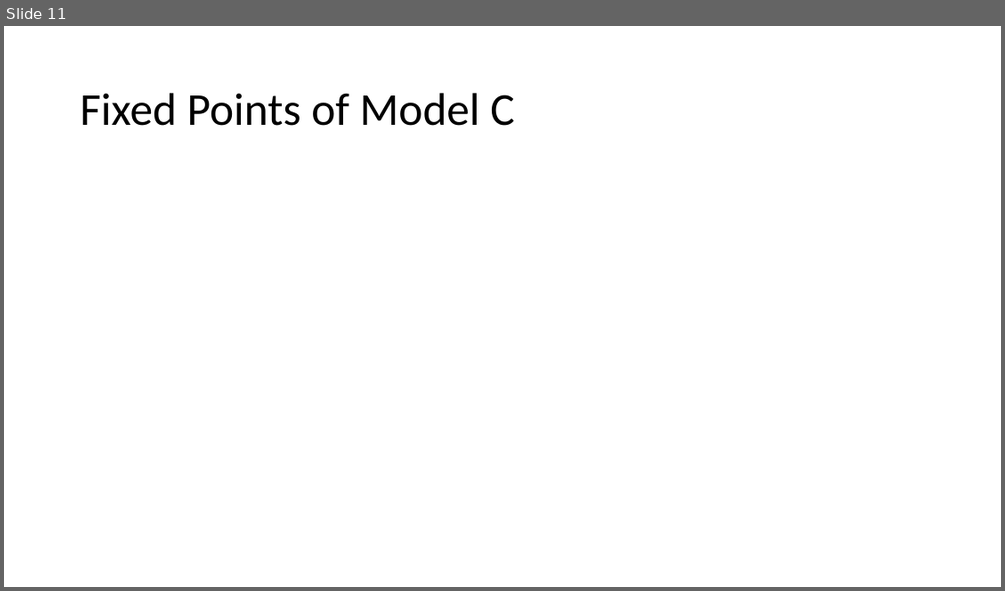
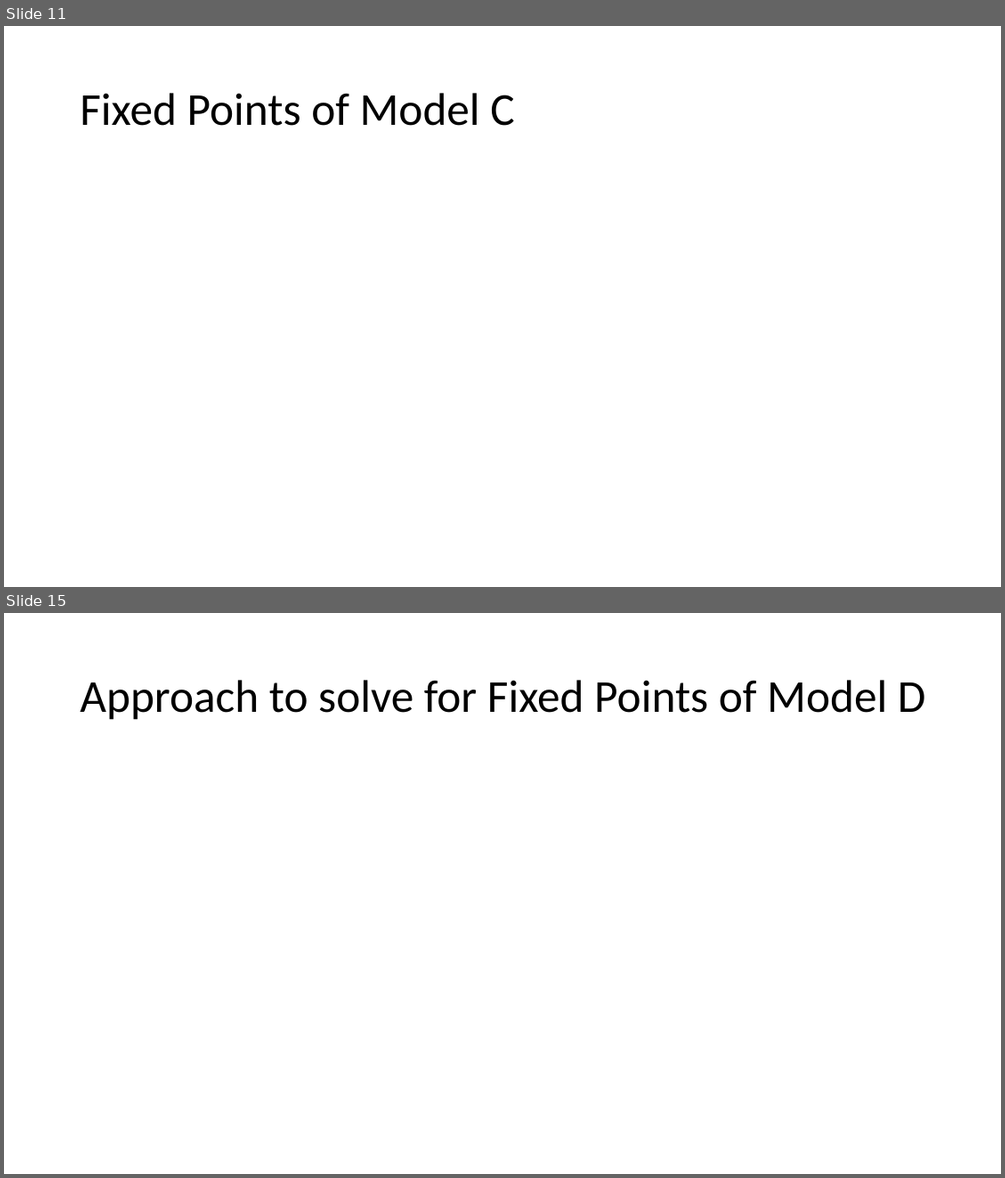
Before and after one commit to beards-lab/simple-VQ-matching-O2-transport, a slide deck: simpleVQ.pptx. Shown one above the other, each under a label of ours: slide 11 before the commit, slides 11 and 15 after it; the slides between them are not shown. The pictures are 1005x591 and 1005x1178 pixels, drawn with LibreOffice and Linux fonts; fonts in the diff are those of the drawing; grey boxes stand for pictures. Boxes give left, top, right and bottom in pixels: in the first picture for what was removed or moved away, otherwise in the second. Text is boxed around its words. In the diff, an @@ line names an element or a change of style, - is before the commit and + after.

Commit message:
Model C and D
sorted out the math for Model's C and D. Scipts now exist to solve the fixed points of these models and generate some nice figures + .gifs to show the dependence on apparent diffusion (D)

```diff
--- a/simpleVQ.pptx
+++ b/simpleVQ.pptx
@@ slide 15 added at <box>4,613,1001,1174</box>, background #FFFFFF @@
@@ title added at <box>80,680,926,720</box>, 44 pt, text #000000 @@
+Approach to solve for Fixed Points of Model D
```
Also in this commit, not shown: 5 other slides added, 14 other files.
